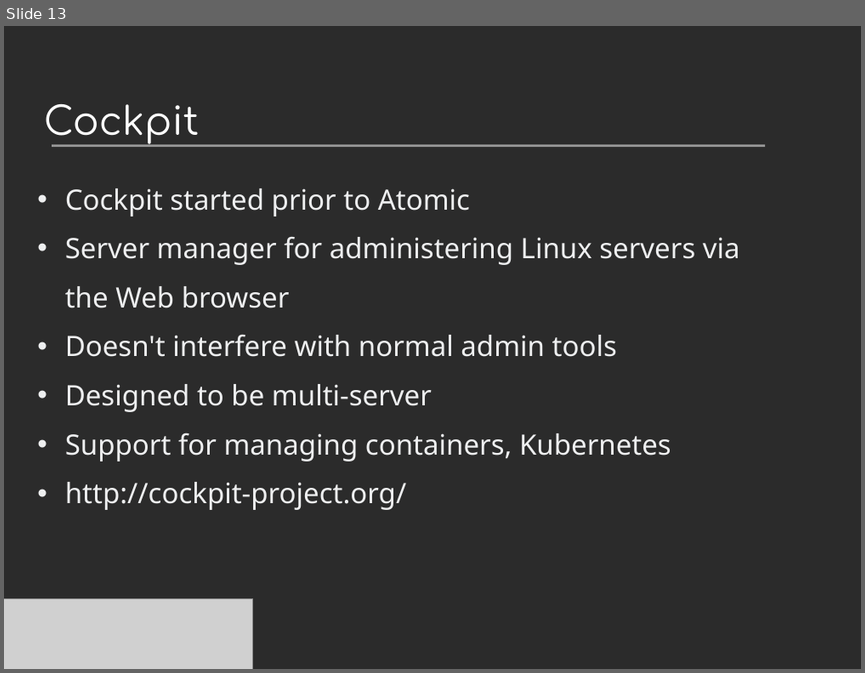
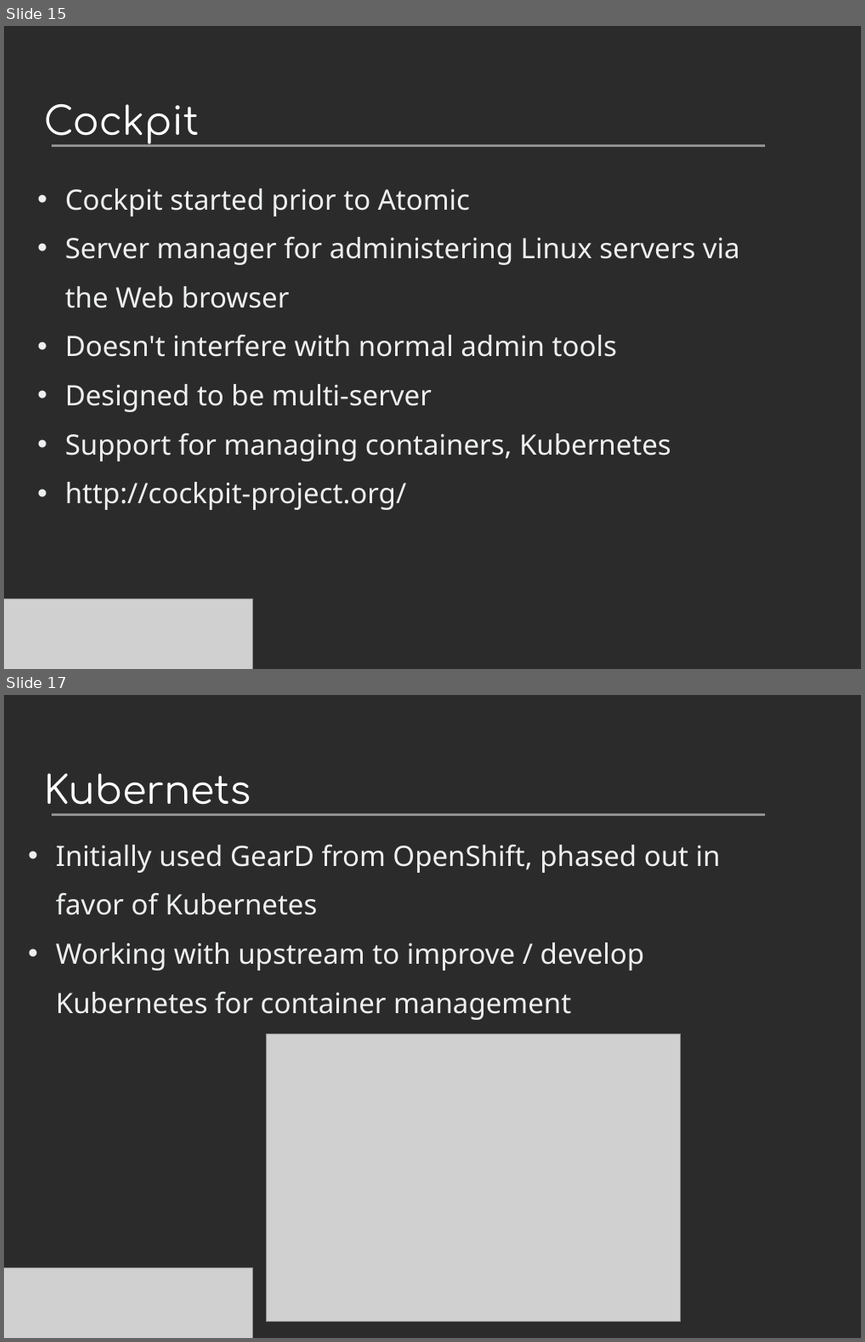
Before and after one commit to villadalmine/arg-fedora, a slide deck: Presentaciones/Devopconf2015/ProyectoAtomic.odp. Shown one above the other, each under a label of ours: slide 13 before the commit, slides 15 and 17 after it; the slides between them are not shown. The pictures are 865x673 and 865x1342 pixels, drawn with LibreOffice and Linux fonts; fonts in the diff are those of the drawing; grey boxes stand for pictures; background and template pictures are left out; a plain dark background stands for a picture behind light text. Boxes give left, top, right and bottom in pixels: in the first picture for what was removed or moved away, otherwise in the second. Text is boxed around its words. In the diff, an @@ line names an element or a change of style, - is before the commit and + after.

```diff
--- a/Presentaciones/Devopconf2015/ProyectoAtomic.odp
+++ b/Presentaciones/Devopconf2015/ProyectoAtomic.odp
@@ slide 17 added at (x1=4, y1=695, x2=861, y2=1338), background picture (left out); not listed: 1 template element that a slide beside it also shows @@
@@ title added at (x1=44, y1=773, x2=250, y2=805), 36 pt, text #FFFFFF @@
+Kubernets
@@ text added at (x1=56, y1=844, x2=721, y2=1020), 26 pt, text #EEEFF0 @@
+• Initially used GearD from OpenShift, phased out in
+favor of Kubernetes
+• Working with upstream to improve / develop
+Kubernetes for container management
@@ picture added at (x1=267, y1=1034, x2=681, y2=1321) @@
@@ picture added at (x1=4, y1=1267, x2=253, y2=1338) @@
@@ what was slide 13 is now slide 15 @@
```
Also in this commit, not shown: 19 slides changed, 7 other slides added, 19 other files.
